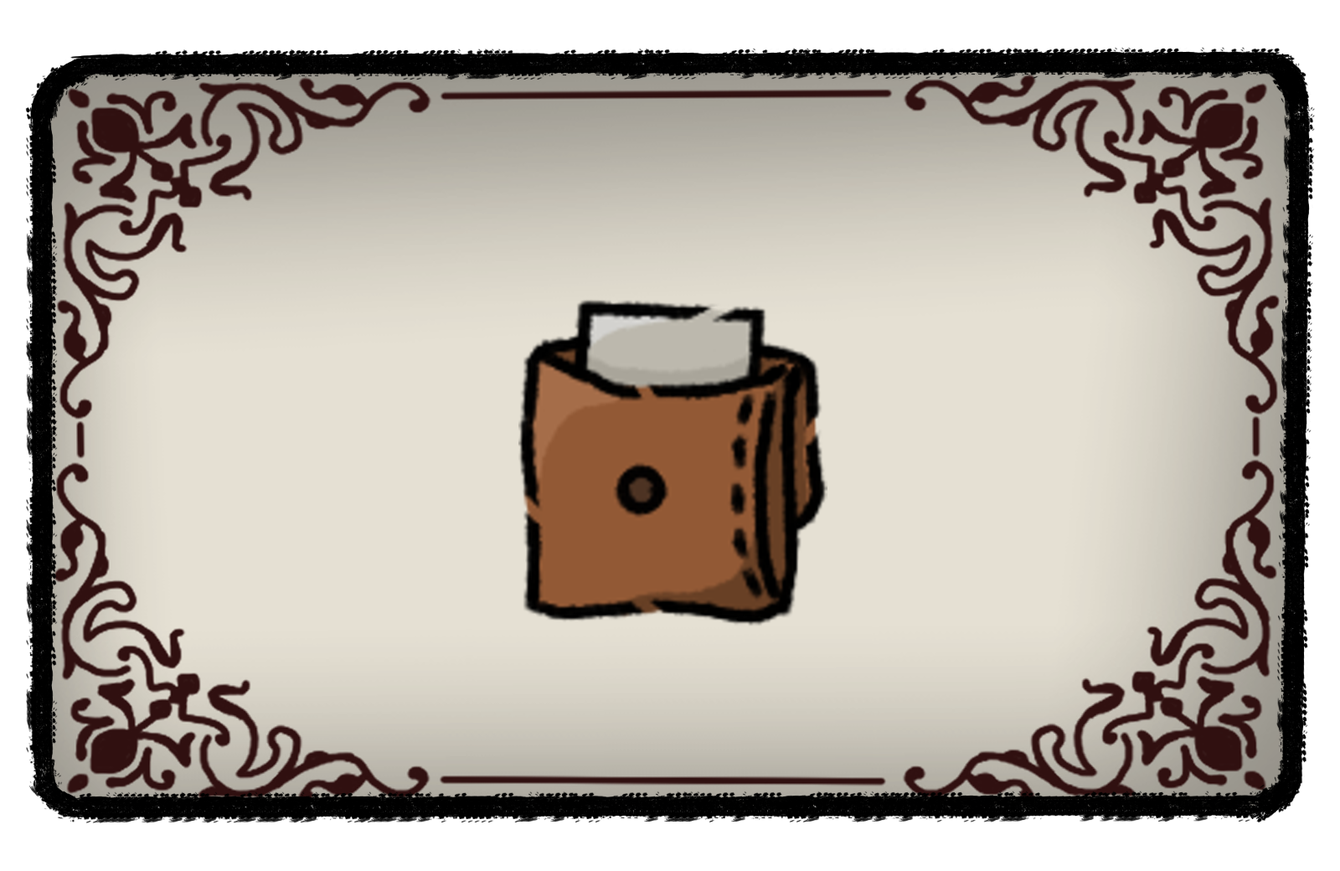
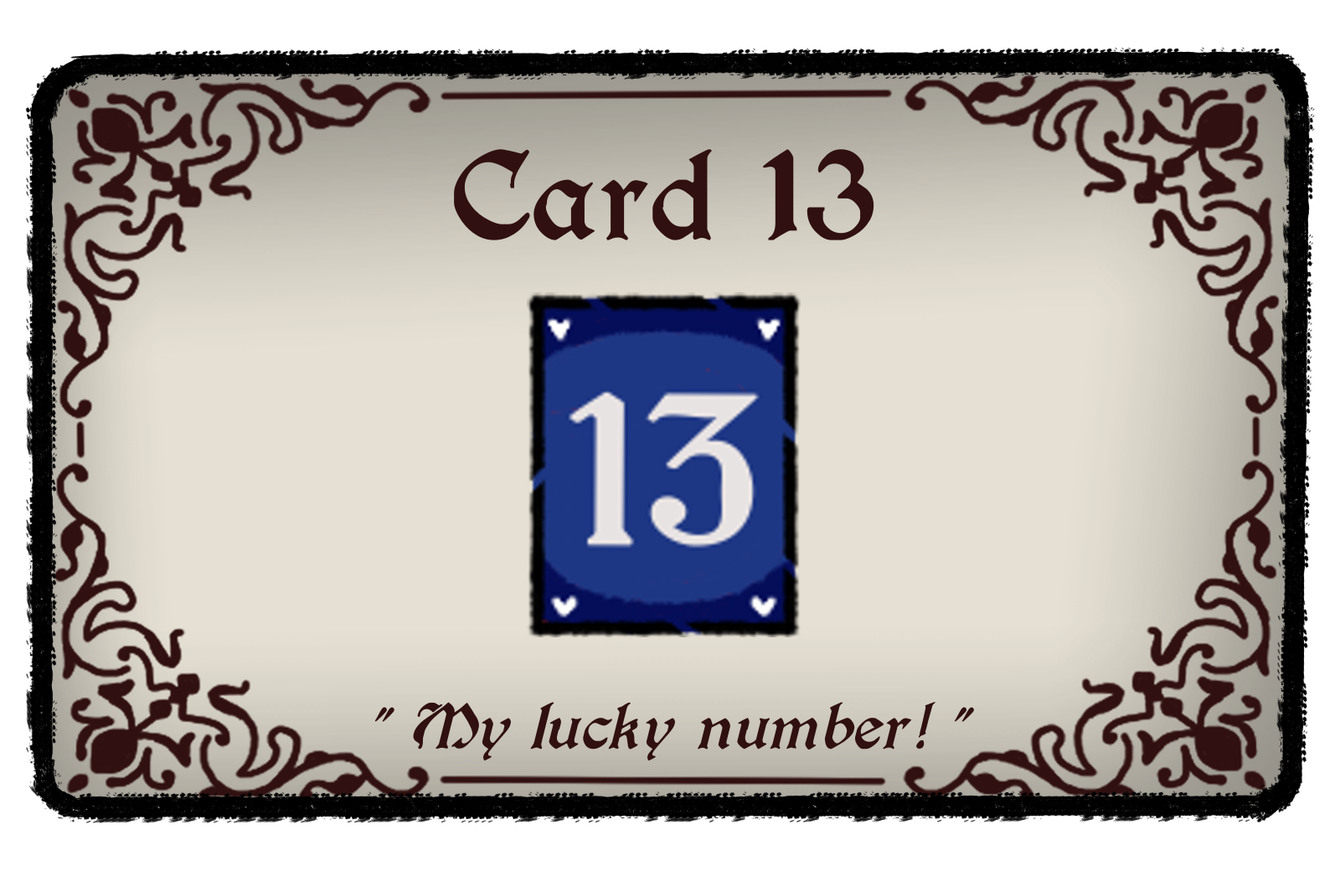
Revision of a layered w=1340, h=871 image; what changed, layer by layer:
hid group "Agrupar 16" (7 layers) over bbox(454, 149, 858, 638)
painted on "bolso.png" over bbox(454, 149, 858, 638)
showed group "Card 13" (3 layers) over bbox(454, 149, 805, 638)
painted on "carta_13.png" (2nd of 2, in "Card 13") over bbox(454, 149, 805, 638)
painted on "Pintar camada 15" over bbox(374, 149, 975, 761)
painted on "Background" over bbox(374, 149, 975, 761)
